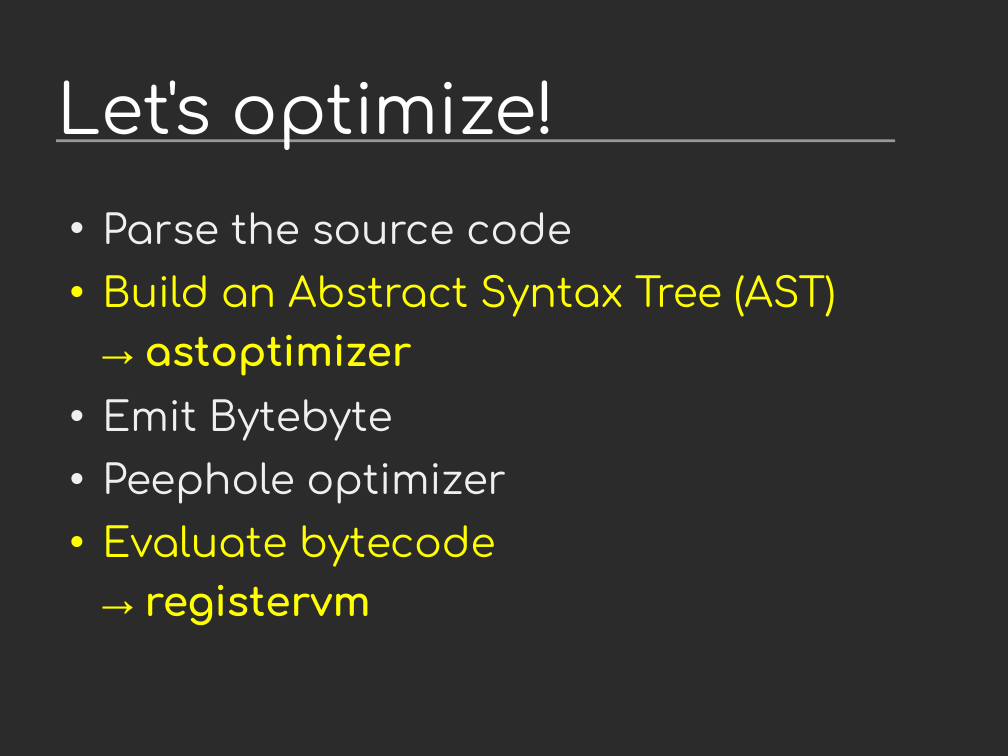
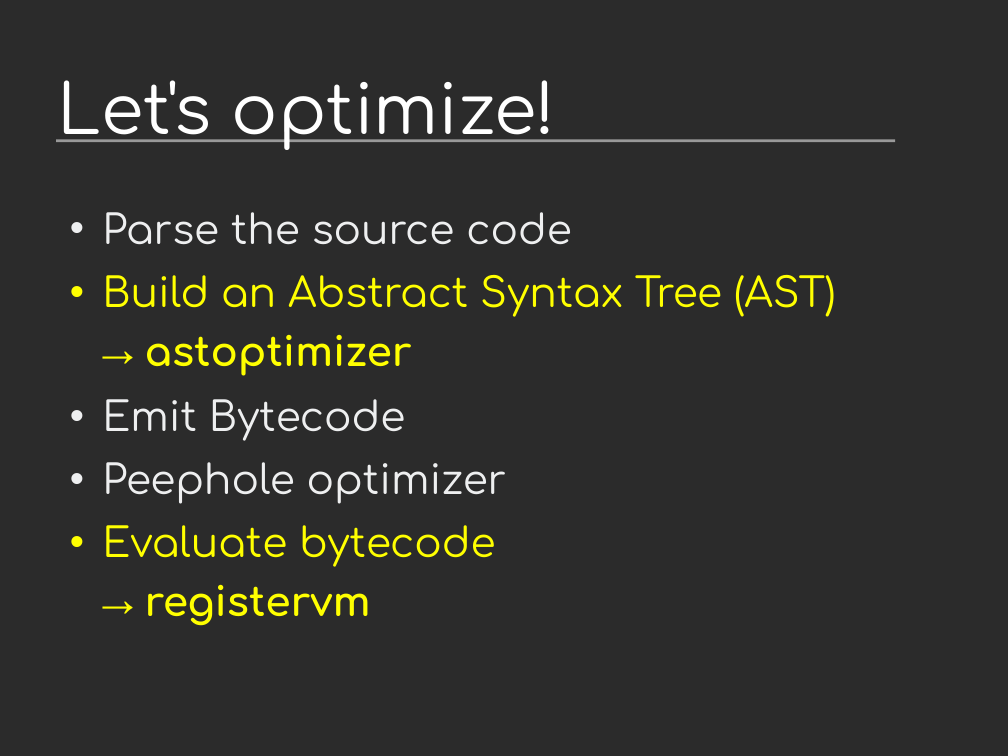
Before and after one commit to vstinner/talks, a slide deck: slide 8 of 2013-FOSDEM/faster_cpython.odp. Drawn at 1008x756 pixels with LibreOffice and Linux fonts; fonts in the diff are those of the drawing; background and template pictures are left out; a plain dark background stands for a picture behind light text. Boxes give left, top, right and bottom in pixels: in the first picture for what was removed or moved away, otherwise in the second. Text is boxed around its words. In the diff, an @@ line names an element or a change of style, - is before the commit and + after.

```diff
--- a/2013-FOSDEM/faster_cpython.odp
+++ b/2013-FOSDEM/faster_cpython.odp
@@ text at [102, 399, 405, 440]: text changed @@
-  • Emit Bytebyte
+  • Emit Bytecode
```
Also in this commit, not shown: 1 other slide changed, 1 other file.
